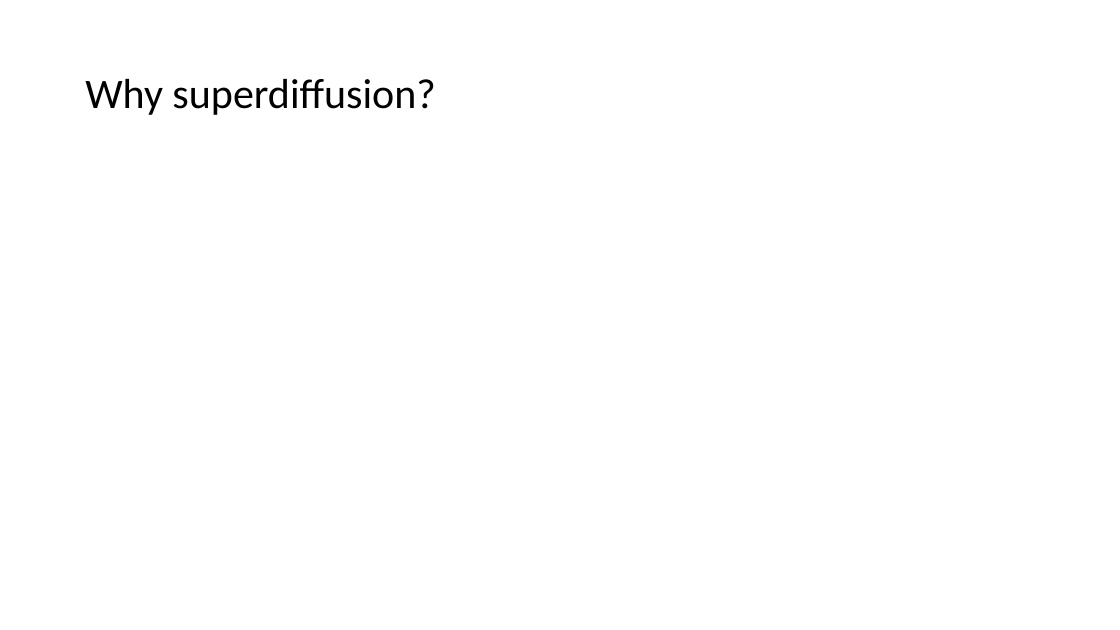
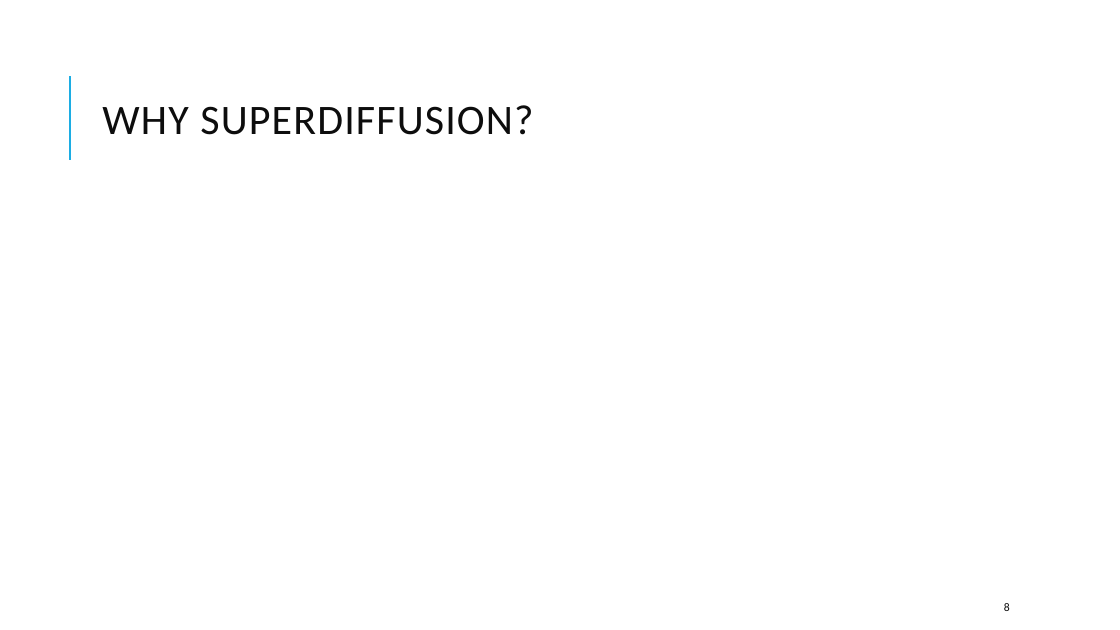
Before and after one commit to kwang0/KPZ-Project, a slide deck: slide 8 of EPiQS Presentation.pptx. Drawn at 1120x630 pixels with LibreOffice and Linux fonts; fonts in the diff are those of the drawing; grey boxes stand for pictures. Boxes give left, top, right and bottom in pixels: in the first picture for what was removed or moved away, otherwise in the second. Text is boxed around its words. In the diff, an @@ line names an element or a change of style, - is before the commit and + after.

```diff
--- a/EPiQS Presentation.pptx
+++ b/EPiQS Presentation.pptx
@@ line added from (70, 160) to (70, 76), #1CADE4 1.5 pt @@
@@ title at <box>102,105,533,135</box>: text changed; text colour #000000 to #0D0D0D @@
-Why superdiffusion?
+WHY SUPERDIFFUSION?
@@ page number added at <box>1004,603,1010,611</box>, 10 pt, text #0D0D0D @@
+8
```
Also in this commit, not shown: 18 other slides changed, 3 slides added, 1 slide removed, 12 other files.
